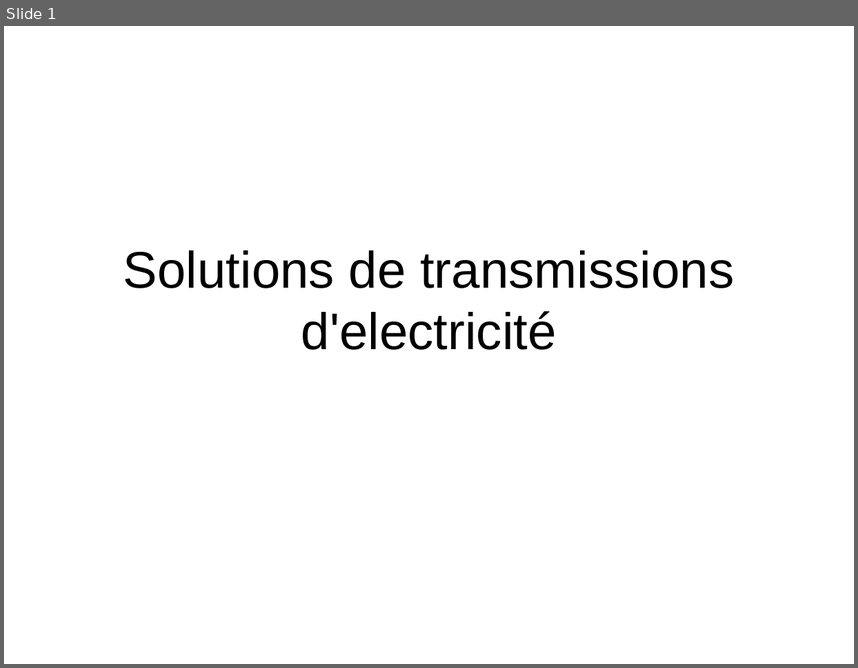
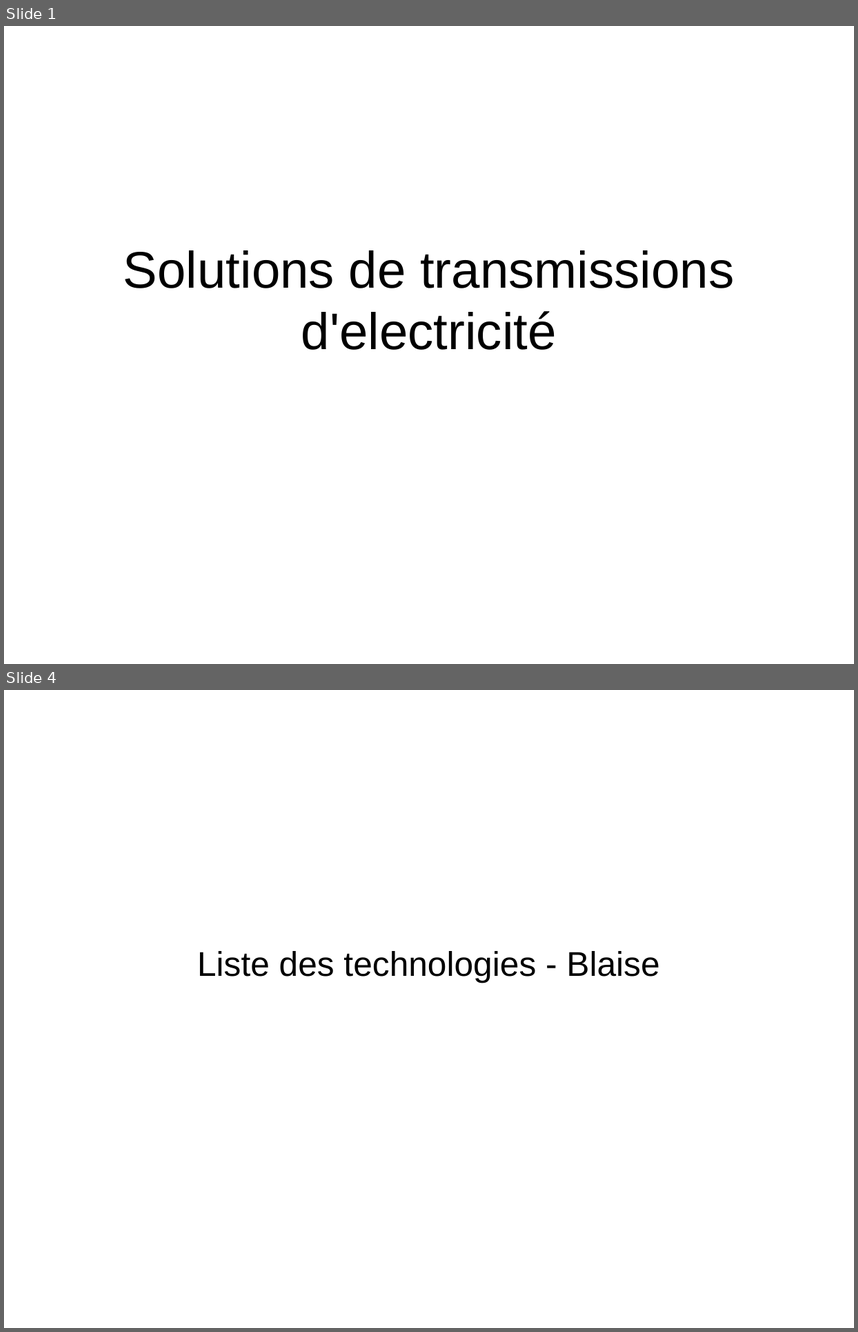
Before and after one commit to traxys/TPE, a slide deck: presentationOrale.odp. Shown one above the other, each under a label of ours: slide 1 before the commit, slides 1 and 4 after it; the slides between them are not shown. The pictures are 858x668 and 858x1332 pixels, drawn with LibreOffice and Linux fonts; fonts in the diff are those of the drawing. Boxes give left, top, right and bottom in pixels: in the first picture for what was removed or moved away, otherwise in the second. Text is boxed around its words. In the diff, an @@ line names an element or a change of style, - is before the commit and + after.

```diff
--- a/presentationOrale.odp
+++ b/presentationOrale.odp
@@ slide 4 added at (4, 690, 854, 1328), background #FFFFFF @@
@@ subtitle added at (197, 951, 660, 982), 32 pt, text #000000 @@
+Liste des technologies - Blaise
```
Also in this commit, not shown: 9 other slides added, 2 other files.
